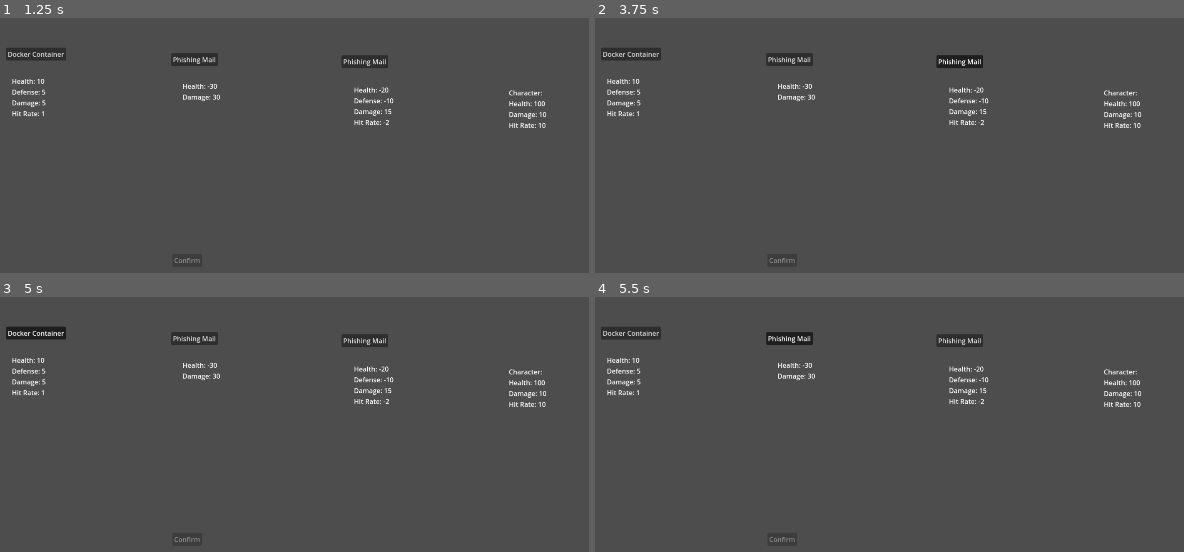
Above: before the commit, frames 1-4 (two rows, left to right).
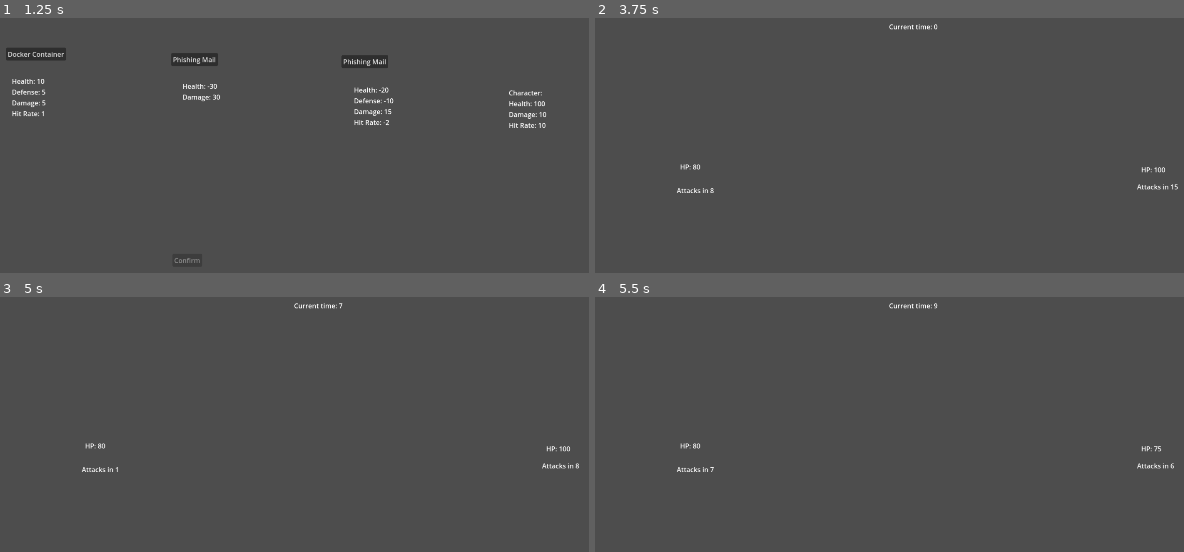
Above: after the commit, the same moments.

Repository: TheJustikar/piratesoftware-gamejam-16
Game: Godot game, scene res://Scenes/MainMenu/MainMenuScene.tscn
Two runs of this game, one before a commit and one after it. Both use one fixed random seed, a clock stepped at 60 frames per second and the inputs below.
Inputs (mouse positions are in pixels of both pictures, inside the frame that each line leads up to):
- Up to frame 1 (1.25 s): click "START" at 0.5 s
- Up to frame 2 (3.75 s): click "Docker Container" at 1.25 s; click "Phishing Mail" at 2 s; click "Phishing Mail" at 2.75 s; click (783, 260) at 3.5 s, where only the run after the commit has a clickable "Confirm"
- Up to frame 3 (5 s): click (35, 332) at 4.25 s, where only the run before the commit has a clickable "Docker Container"
- Up to frame 4 (5.5 s): click (789, 337) at 5 s, where only the run before the commit has a clickable "Phishing Mail"

Frame 1 is identical in both runs. In frame 2, 2.5% of the frame differs, in the area x 1-99%, y 2-97%; in frame 3, 2.5%; in frame 4, 2.5%.

Commit message:
select upgrade

Diff:
--- a/Scenes/Upgrade/upgrade_scene.gd
+++ b/Scenes/Upgrade/upgrade_scene.gd
@@ -3,6 +3,9 @@
 
 @onready
 var upgrades: Array[Upgrade] = []
+
+var currentSelection: int = -1
+
 
 func _ready() -> void:
 	$CharacterStatsLabel.text = "Character:\n%s" % Global.player().getStatsString()
@@ -22,4 +25,23 @@
 
 
 func _on_confirm_button_button_up() -> void:
+	Global.upgrades.append(upgrades[currentSelection])
 	get_tree().change_scene_to_file("res://Scenes/Battle/BattleScene.tscn")
+
+
+func _on_select_upgrade_1_button_toggled(toggled_on: bool) -> void:
+	$ConfirmButton.disabled = false
+	if toggled_on:
+		currentSelection = 0
+
+
+func _on_select_upgrade_2_button_toggled(toggled_on: bool) -> void:
+	$ConfirmButton.disabled = false
+	if toggled_on:
+		currentSelection = 1
+
+
+func _on_select_upgrade_3_button_toggled(toggled_on: bool) -> void:
+	$ConfirmButton.disabled = false
+	if toggled_on:
+		currentSelection = 2
